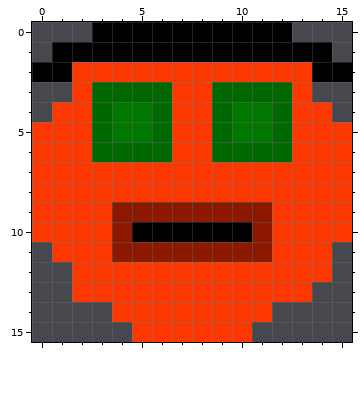
Edited in one commit: pixel-art sprite (images/smiley.png). The picture above is the old version.
The file is 256x256 pixels, drawn in blocks of 16x16; one block is one cell here.
The same view after the edit:
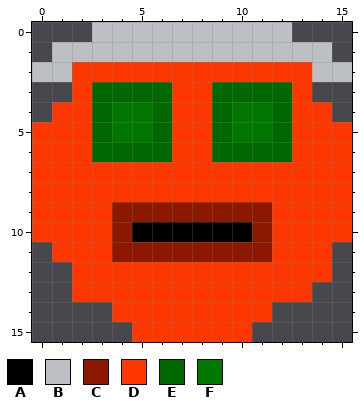
Palette (. is transparent): A #000000  B #bcc0c4  C #8c1800  D #fc3800  E #006800  F #007800
From the commit log: started level4
Changes in this commit:
@@ x 0..15 @@
- 0 ...AAAAAAAAAA...
- 1 .AAAAAAAAAAAAAA.
- 2 AADDDDDDDDDDDDAA
+ 0 ...BBBBBBBBBB...
+ 1 .BBBBBBBBBBBBBB.
+ 2 BBDDDDDDDDDDDDBB
  3 ..DEEEEDDEEEED..
Where, in picture pixels (left, top, right, bottom), the same in both pictures:
changed: (32, 22, 352, 82)
